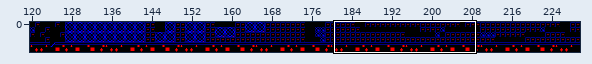
A Tiled map gets an edit: art/maps/level.tmx. The first picture is a wide view before the edit; the outline marks the close-up.
Close-up. Before:
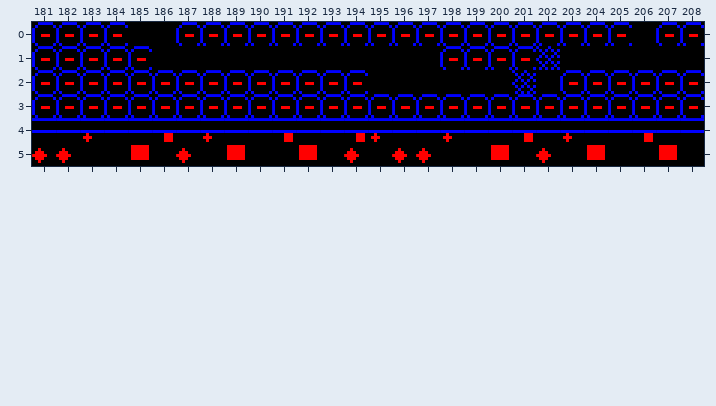
Cells are 8x8 px. Shown: x 181..208, y 0..5. The commit also changed other parts of the map, which this record leaves out. Tiles whose own drawing changed are shown in their newer look in all pictures.
New version:
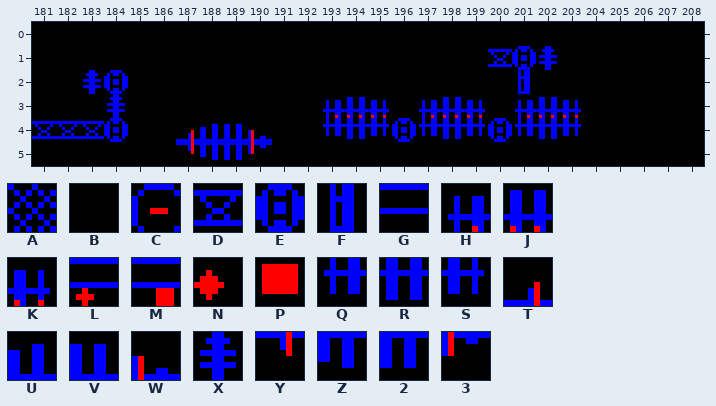
Key: from "tileSet": A 0, B 2, C 3, D 16 "Dock girder", E 19 "Coupling", F 21 "Riser", G 34, H 41 "Radiator", J 42, K 43, L 48, M 49, N 51, P 52, Q 57, R 58, S 59, T 96 "Induction coil", U 97, V 98, W 99, X 100, Y 112, Z 113, 2 114, 3 115.
_ is an empty cell.
From old to new:
{"where": "layer \"Mooring Chain\""}
{"y":0,"x":181,"old":"CCCC","new":"BBBB"}
{"y":0,"x":187,"old":"CCCCCCCCCCCCCCCCCCC","new":"BBBBBBBBBBBBBBBBBBB"}
{"y":0,"x":207,"old":"CC","new":"BB"}
{"y":1,"x":181,"old":"CCCCC","new":"BBBBB"}
{"y":1,"x":198,"old":"CCCCA","new":"BBDEX"}
{"y":2,"x":181,"old":"CCCCCCCCCCCCCC","new":"BBXEBBBBBBBBBB"}
{"y":2,"x":201,"old":"A","new":"F"}
{"y":2,"x":203,"old":"CCCCCC","new":"BBBBBB"}
{"y":3,"x":181,"old":"CCCCCCCCCCCCCCCCCCCCCCCCCCCC","new":"BBBXBBBBBBBBHJKBHJKBHJKBBBBB"}
{"y":4,"x":181,"old":"GGLGGMGLGGMGGMLGGLGGMGLGGMGG","new":"DDDEBBTUVWBBQRSEQRSEQRSBBBBB"}
{"y":5,"x":181,"old":"NN","new":"BB"}
{"y":5,"x":185,"old":"P","new":"B"}
{"y":5,"x":187,"old":"NBPB","new":"YZ23"}
{"y":5,"x":192,"old":"P","new":"B"}
{"y":5,"x":194,"old":"N","new":"B"}
{"y":5,"x":196,"old":"NN","new":"BB"}
{"y":5,"x":200,"old":"P","new":"B"}
{"y":5,"x":202,"old":"N","new":"B"}
{"y":5,"x":204,"old":"P","new":"B"}
{"y":5,"x":207,"old":"P","new":"B"}
{"label":"changed","picture_box":[32,22,704,163]}
